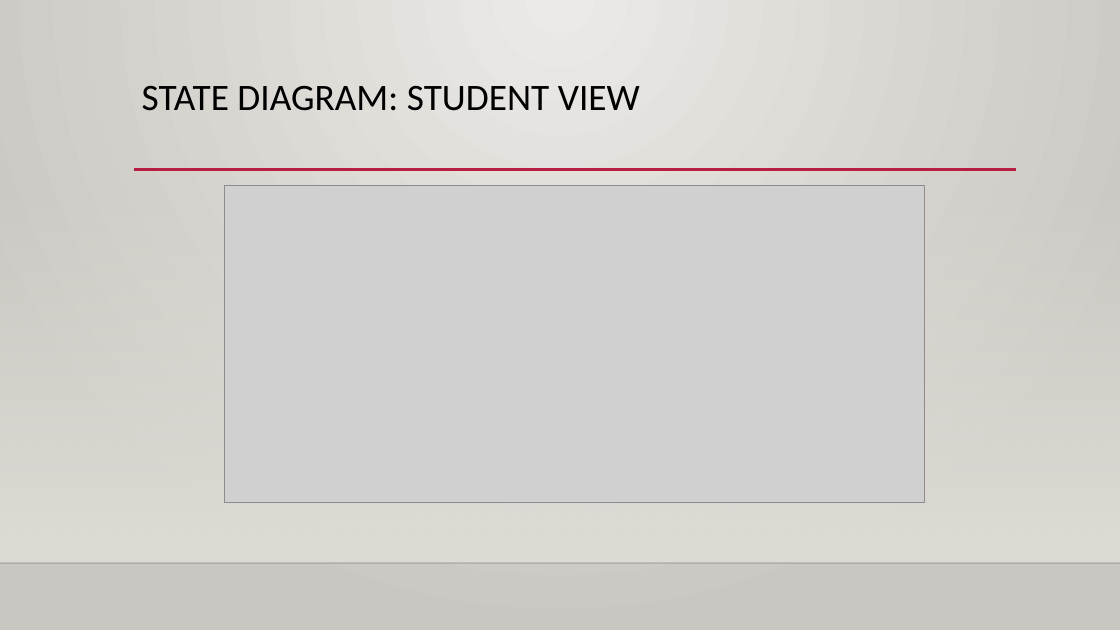
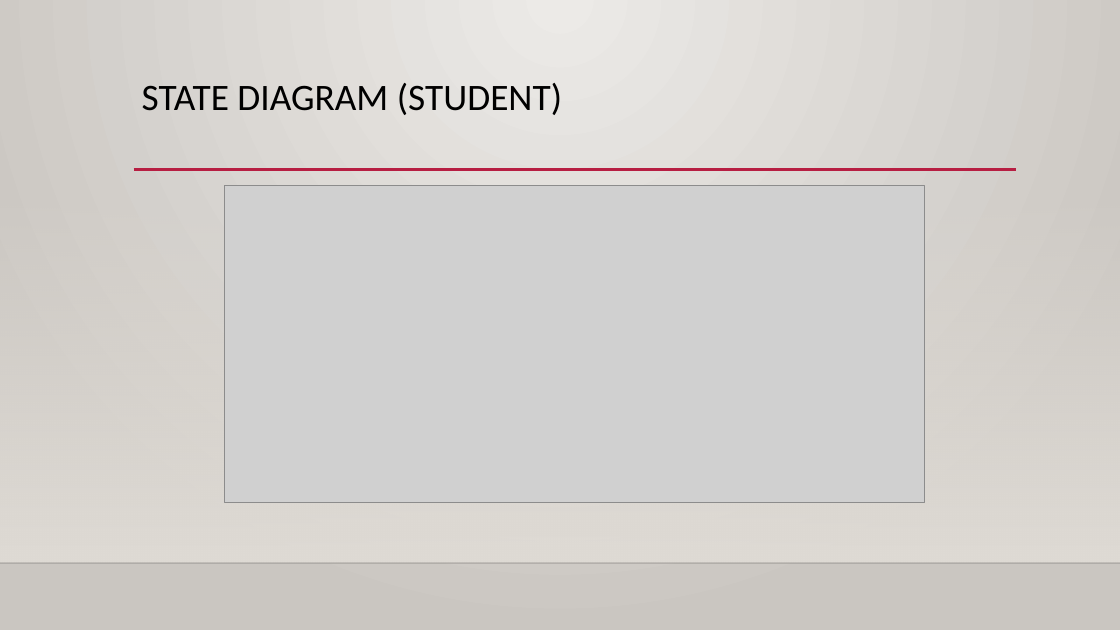
Before and after one commit to StewartSteven/Attend-In, a slide deck: slide 10 of Attend-in_Sprint1.pptx. Drawn at 1120x630 pixels with LibreOffice and Linux fonts; fonts in the diff are those of the drawing; grey boxes stand for pictures; background and template pictures are left out. Boxes give left, top, right and bottom in pixels: in the first picture for what was removed or moved away, otherwise in the second. Text is boxed around its words. In the diff, an @@ line names an element or a change of style, - is before the commit and + after.

```diff
--- a/Attend-in_Sprint1.pptx
+++ b/Attend-in_Sprint1.pptx
@@ title at box(142, 83, 562, 115): text changed @@
-STATE DIAGRAM: STUDENT VIEW
+STATE DIAGRAM (STUDENT)
```
Also in this commit, not shown: 4 other slides changed.
